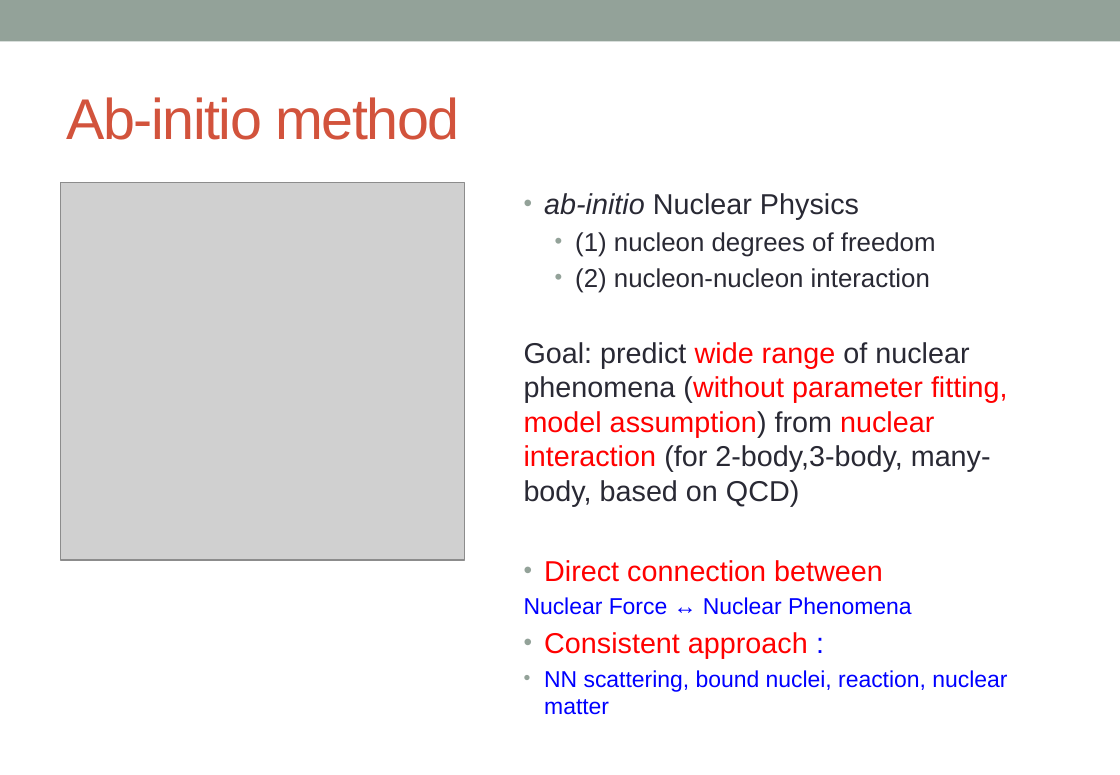
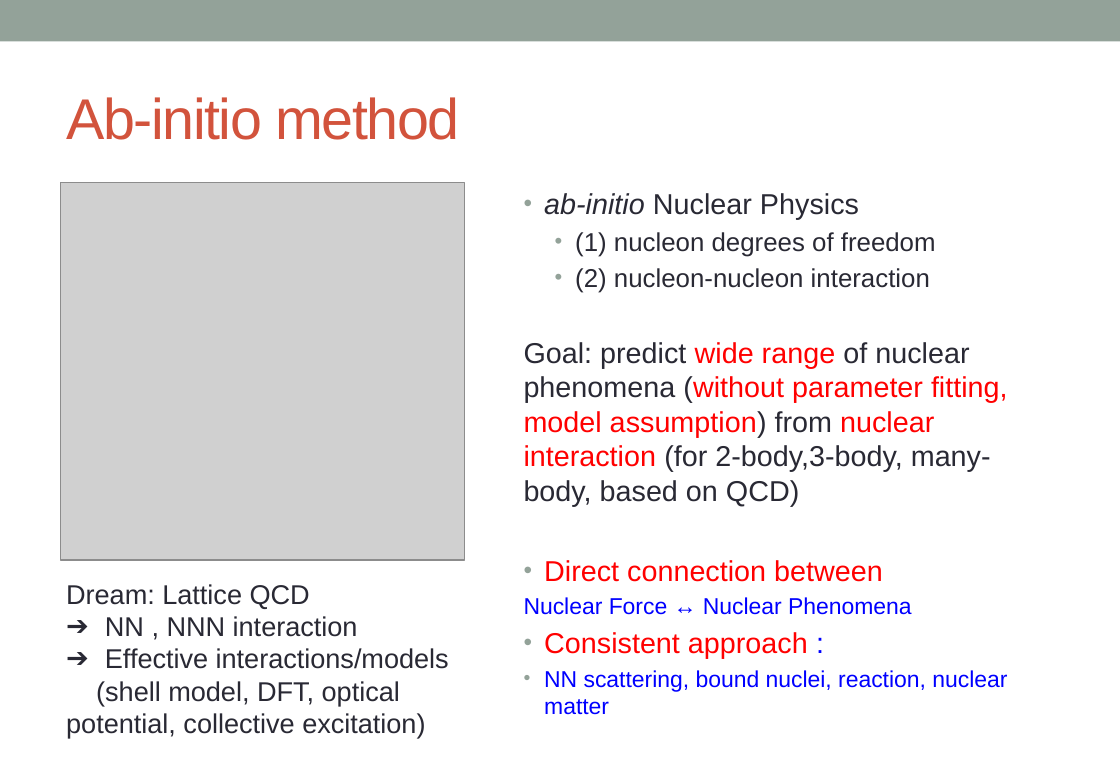
Before and after one commit to alphacentaury-github/NPSS2020, a slide deck: slide 3 of 20241203_NTSE2024.pptx. Drawn at 1120x775 pixels with LibreOffice and Linux fonts; fonts in the diff are those of the drawing; grey boxes stand for pictures. Boxes give left, top, right and bottom in pixels: in the first picture for what was removed or moved away, otherwise in the second. Text is boxed around its words. In the diff, an @@ line names an element or a change of style, - is before the commit and + after.

```diff
--- a/20241203_NTSE2024.pptx
+++ b/20241203_NTSE2024.pptx
@@ text added at box(66, 584, 449, 738), 18.9 pt, text #292934 @@
+Dream: Lattice QCD
+➔ NN , NNN interaction
+➔ Effective interactions/models
+(shell model, DFT, optical potential, collective excitation)
```
Also in this commit, not shown: 2 other slides changed, 3 slides added.
